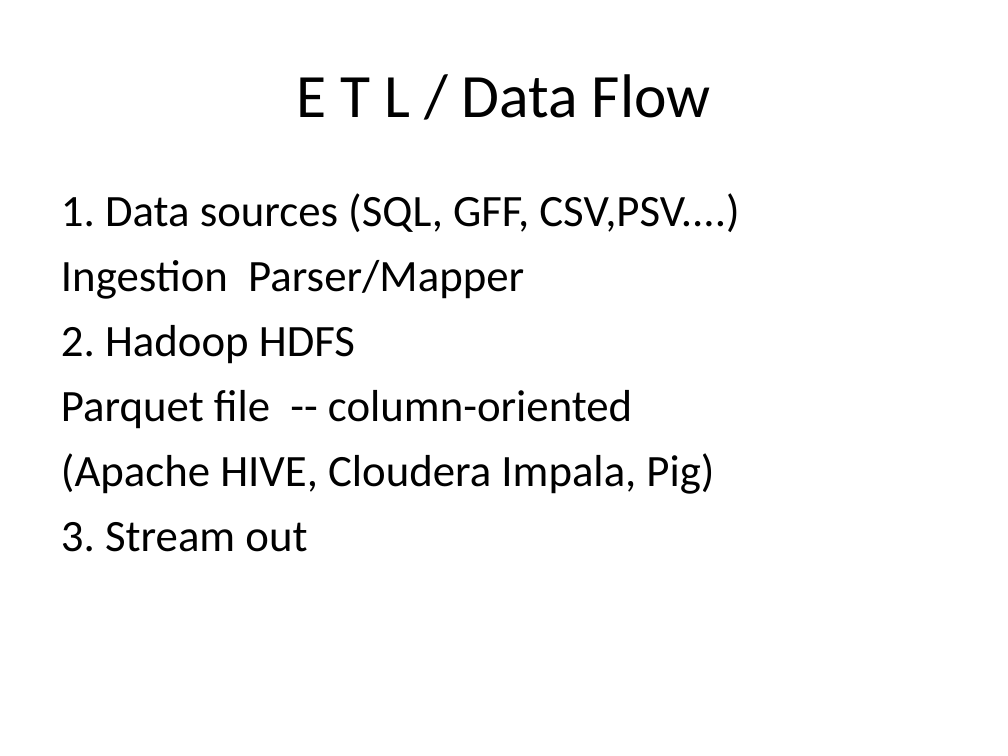
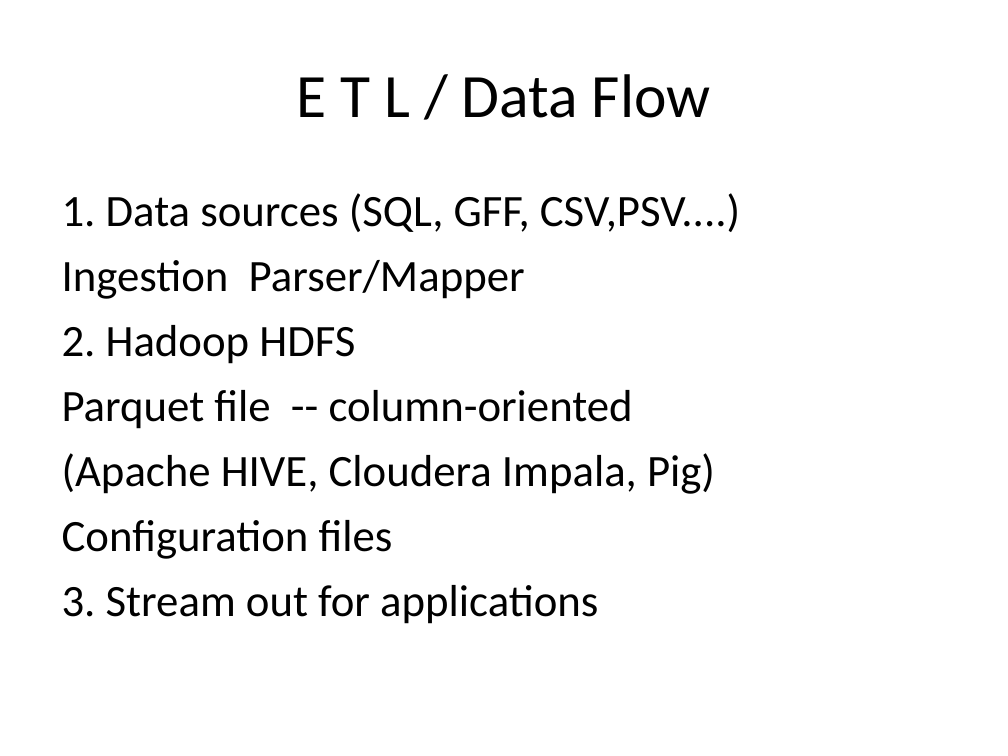
Before and after one commit to robin3795/sudoku, a slide deck: slide 5 of BigData.ppt (slide 6 before the commit). Drawn at 1008x756 pixels with LibreOffice and Linux fonts; fonts in the diff are those of the drawing. Boxes give left, top, right and bottom in pixels: in the first picture for what was removed or moved away, otherwise in the second. Text is boxed around its words. In the diff, an @@ line names an element or a change of style, - is before the commit and + after.

```diff
--- a/BigData.ppt
+++ b/BigData.ppt
@@ text at (62,520,598,624): text changed @@
-3. Stream out
+Configuration files
+3. Stream out for applications
```
Also in this commit, not shown: 6 other slides changed, 3 slides added, 2 slides removed, 1 other file.
